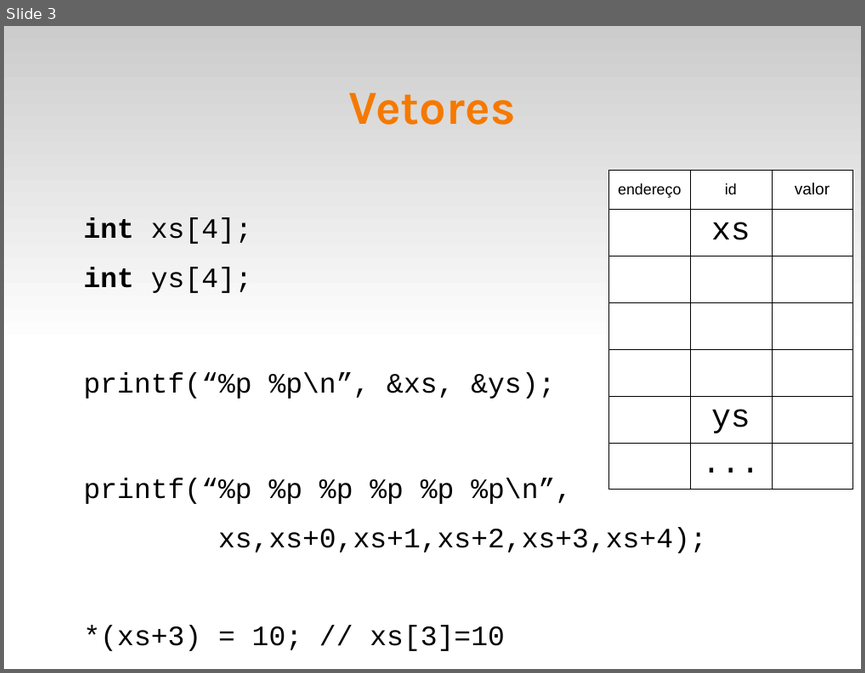
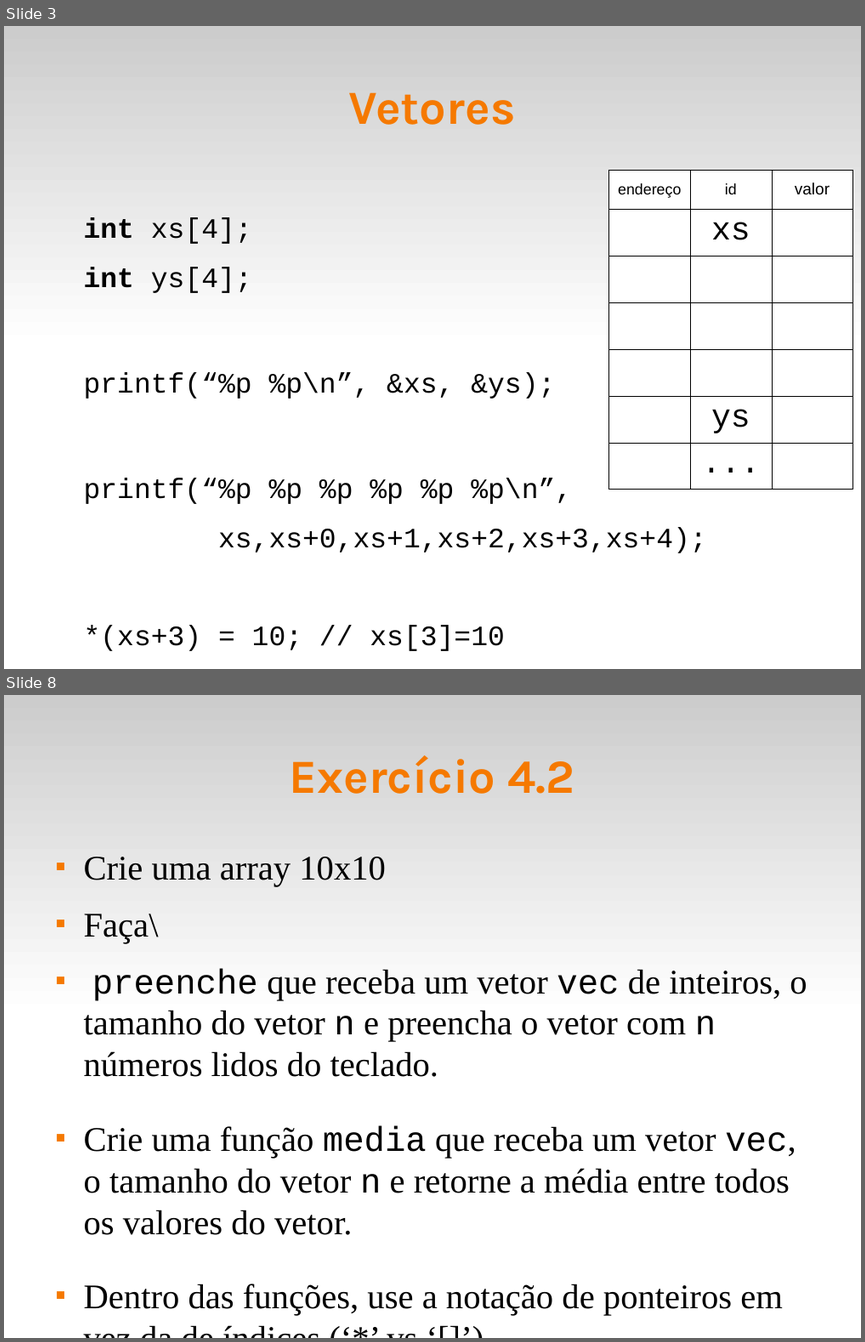
Before and after one commit to fsantanna-uerj/LP1, a slide deck: Slides/lp1-06-vetores.odp. Shown one above the other, each under a label of ours: slide 3 before the commit, slides 3 and 8 after it; the slides between them are not shown. The pictures are 865x673 and 865x1342 pixels, drawn with LibreOffice and Linux fonts; fonts in the diff are those of the drawing. Boxes give left, top, right and bottom in pixels: in the first picture for what was removed or moved away, otherwise in the second. Text is boxed around its words. In the diff, an @@ line names an element or a change of style, - is before the commit and + after.

```diff
--- a/Slides/lp1-06-vetores.odp
+++ b/Slides/lp1-06-vetores.odp
@@ slide 8 added at (4,695,861,1338), background #FFFFFF; not listed: 1 template element that a slide beside it also shows @@
@@ title added at (290,755,574,794), 44 pt, text #F57900, bold @@
+Exercício 4.2
@@ text added at (84,857,806,1315), 32 pt, text #000000 @@
+■ Crie uma array 10x10
+■ Faça\
+■ preenche que receba um vetor vec de inteiros, o tamanho do vetor n e preencha o vetor com n números lidos do teclado.
+■ Crie uma função media que receba um vetor vec, o tamanho do vetor n e retorne a média entre todos os valores do vetor.
+■ Dentro das funções, use a notação de ponteiros em vez da de índices (‘*’ vs ‘[]’)
```
Also in this commit, not shown: 2 slides changed, 3 other slides added, 5 other files.
